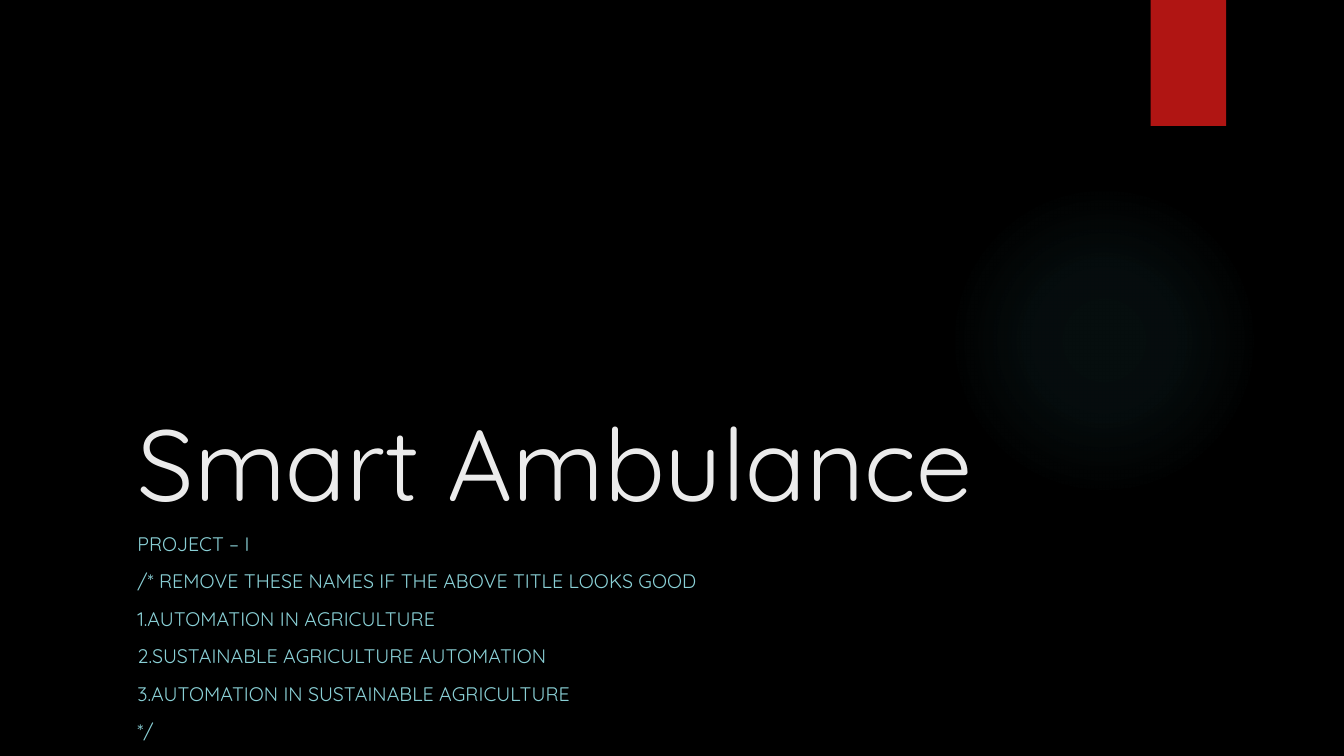
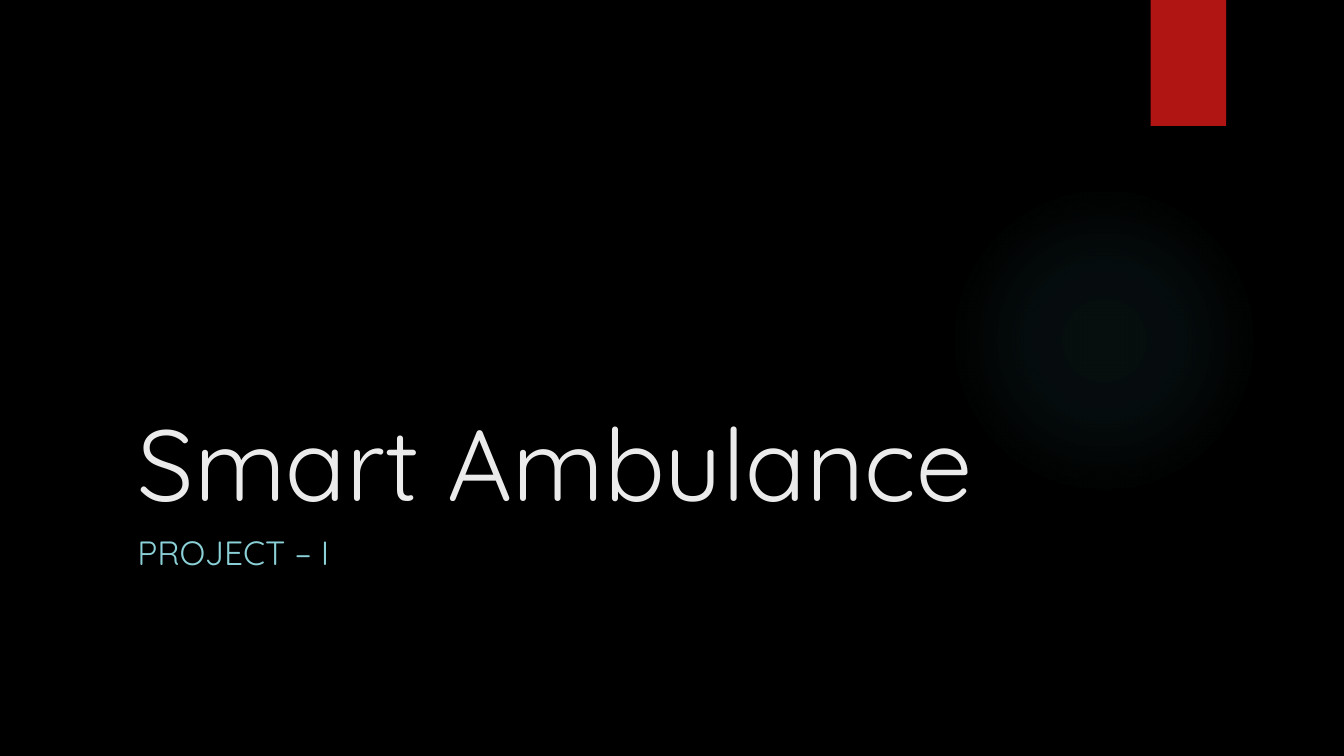
Before and after one commit to meet16/SmartFarm, a slide deck: slide 1 of Ambulance/SmartAmbulance.pptx. Drawn at 1344x756 pixels with LibreOffice and Linux fonts; fonts in the diff are those of the drawing; background and template pictures are left out. Boxes give left, top, right and bottom in pixels: in the first picture for what was removed or moved away, otherwise in the second. Text is boxed around its words. In the diff, an @@ line names an element or a change of style, - is before the commit and + after.

```diff
--- a/Ambulance/SmartAmbulance.pptx
+++ b/Ambulance/SmartAmbulance.pptx
@@ subtitle "PROJECT – I" at [137, 541, 329, 566]: size 14 to 24 pt @@
@@ subtitle at [137, 574, 696, 701]: paragraphs removed @@
-/* REMOVE THESE NAMES IF THE ABOVE TITLE LOOKS GOOD
-1.AUTOMATION IN AGRICULTURE
-2.SUSTAINABLE AGRICULTURE AUTOMATION
-3.AUTOMATION IN SUSTAINABLE AGRICULTURE
-*/
```
Also in this commit, not shown: 4 other slides changed, 1 slide added, 1 other file.
